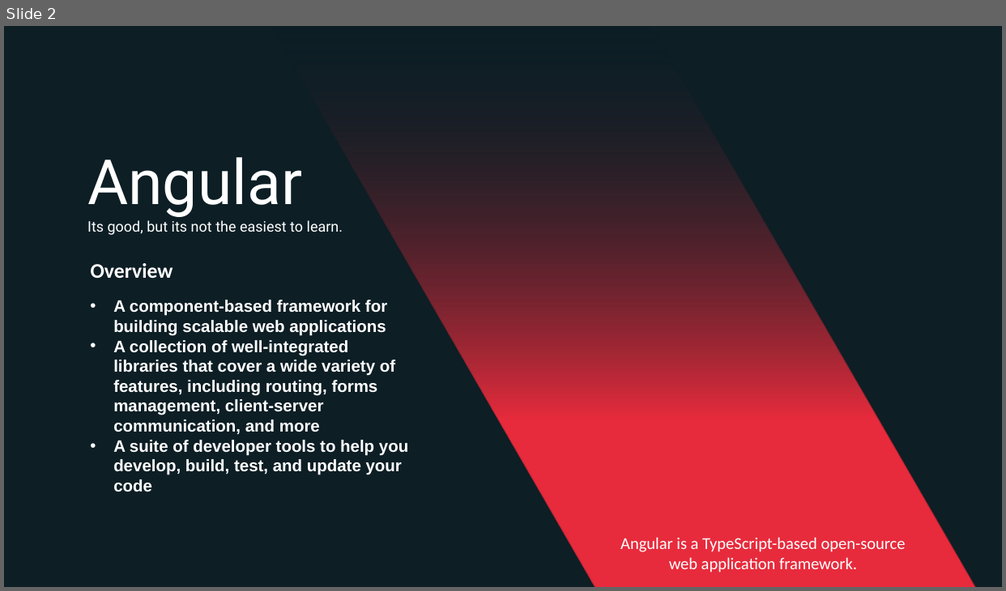
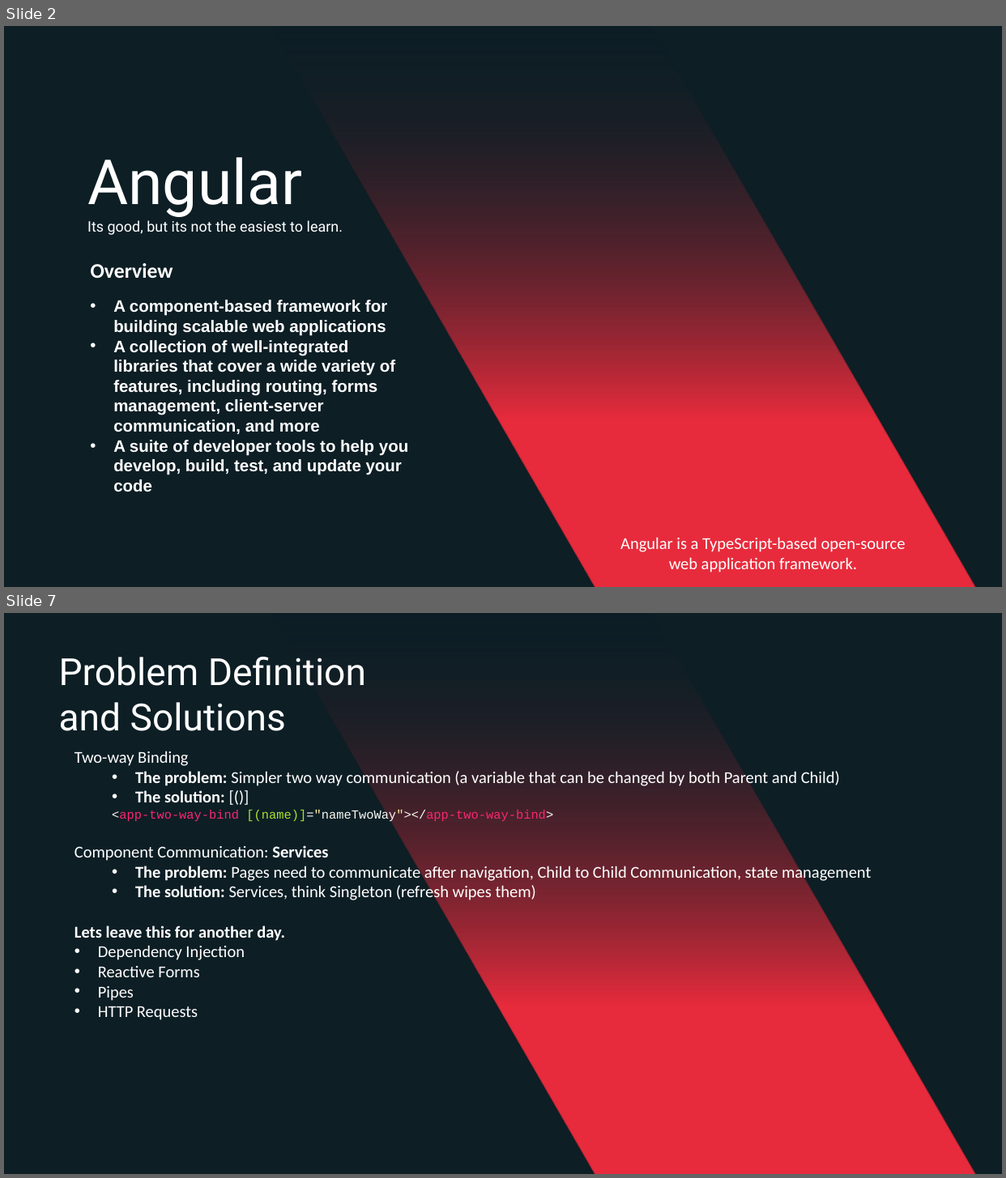
Before and after one commit to EliasKokkinos/Angular-Tutorials, a slide deck: documentation/Presentations/Angular the Basics.pptx. Shown one above the other, each under a label of ours: slide 2 before the commit, slides 2 and 7 after it; the slides between them are not shown. The pictures are 1006x591 and 1006x1178 pixels, drawn with LibreOffice and Linux fonts; fonts in the diff are those of the drawing. Boxes give left, top, right and bottom in pixels: in the first picture for what was removed or moved away, otherwise in the second. Text is boxed around its words. In the diff, an @@ line names an element or a change of style, - is before the commit and + after.

```diff
--- a/documentation/Presentations/Angular the Basics.pptx
+++ b/documentation/Presentations/Angular the Basics.pptx
@@ slide 7 added at bbox=[4, 613, 1002, 1174], background #FFFFFF; not listed: 1 template element that a slide beside it also shows @@
@@ freeform shape added at bbox=[270, 613, 976, 1174], fill gradient #0D1E25 to #E72B3C @@
@@ text added at bbox=[59, 657, 366, 731], 36 pt, text #FFFFFF @@
+Problem Definition and Solutions
@@ text added at bbox=[74, 751, 871, 1020], 16 pt, text #FFFFFF @@
+Two-way Binding
+  • The problem: Simpler two way communication (a variable that can be changed by both Parent and Child)
+  • The solution: [()]
+  <app-two-way-bind [(name)]="nameTwoWay"></app-two-way-bind>
+Component Communication: Services
+  • The problem: Pages need to communicate after navigation, Child to Child Communication, state management
+  • The solution: Services, think Singleton (refresh wipes them)
+Lets leave this for another day.
+• Dependency Injection
+• Reactive Forms
+• Pipes
+• HTTP Requests
```
Also in this commit, not shown: 4 other slides added, 2 slides removed, 7 other files.
